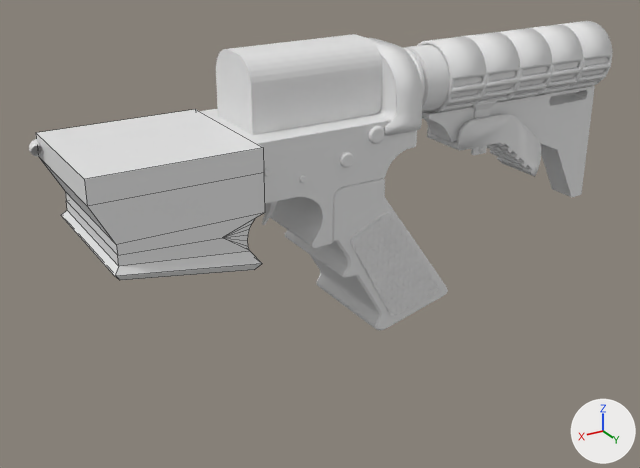
The Blender file gun.blend, before and after one commit.
Rendered twice from a 50 mm lens placed at (0.408, 2.504, 1.012), pointed at (-1.122, -0.047, -0.264). The lights are fixed; the arrows at lower right show +X, +Y and +Z. Mesh edges are drawn as thin lines on the coarser meshes.
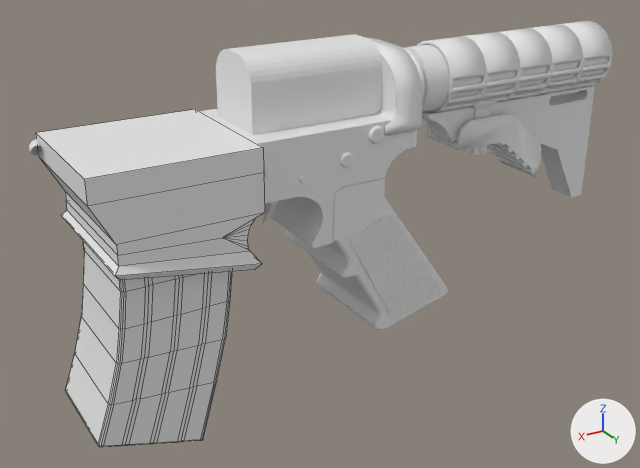
What differs and where, as boxes [x1, y1, x2, y2] in the pictures (640 x 468 px):
'Cube.015', added
    after: [66, 241, 232, 447]

Diff of the bpy script that builds the scene:
```diff
--- a/gun.blend.py
+++ b/gun.blend.py
@@ me_cube_017 @@
+me_cube_017.from_pydata(...)  # 436 vertices, 426 faces; spans x -0.665..-0.178, y -0.195..0.185, z -0.665..0.039
@@ ob_cube_015 @@
+ob_cube_015 = bpy.data.objects.new('Cube.015', me_cube_017)
+ob_cube_015.location = (0.0, 0.0, -0.139)
```
